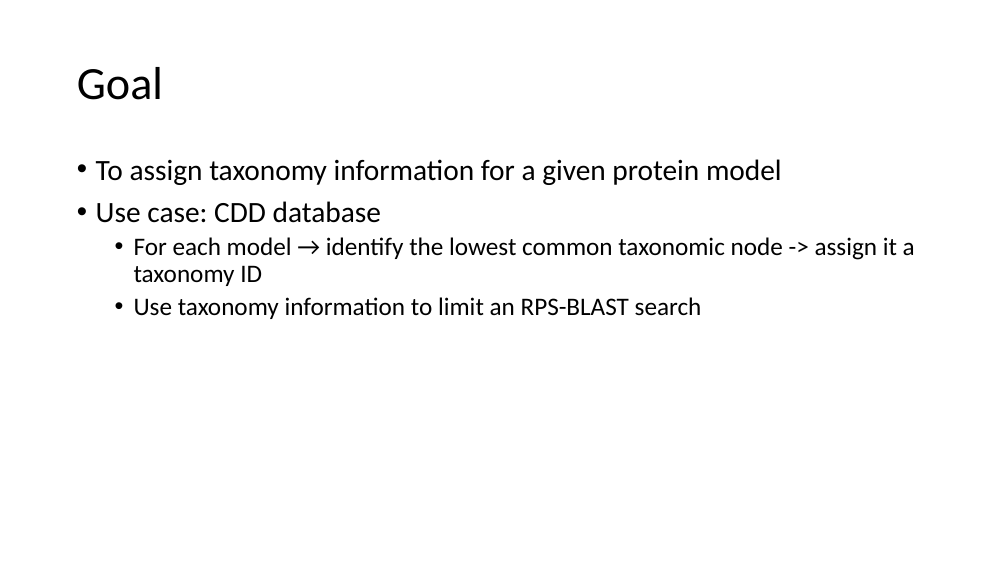
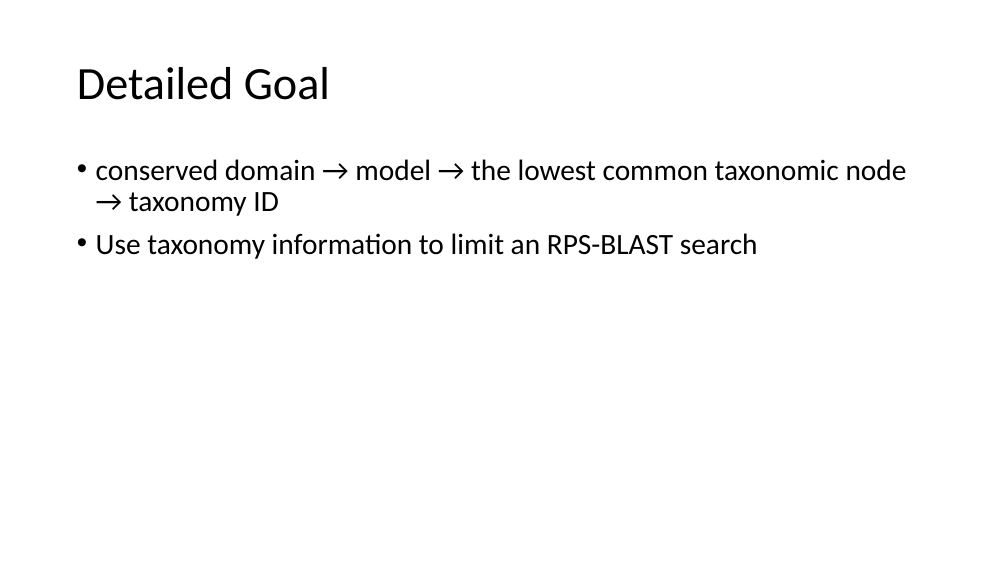
Before and after one commit to NCBI-Codeathons/Taxonomy-specific-RPS-BLAST-part-I, a slide deck: slide 3 of Presentation/Taxonomy-specific RPS-BLAST.pptx (slide 2 before the commit). Drawn at 1008x567 pixels with LibreOffice and Linux fonts; fonts in the diff are those of the drawing. Boxes give left, top, right and bottom in pixels: in the first picture for what was removed or moved away, otherwise in the second. Text is boxed around its words. In the diff, an @@ line names an element or a change of style, - is before the commit and + after.

Commit message:
add a ETE tree to the goal slide, move the details to the detailed goal slide

```diff
--- a/Presentation/Taxonomy-specific RPS-BLAST.pptx
+++ b/Presentation/Taxonomy-specific RPS-BLAST.pptx
@@ title at box(77, 67, 330, 100): text changed @@
-Goal
+Detailed Goal
@@ text at box(96, 159, 907, 216): text changed; size 24 to 28 pt @@
-• To assign taxonomy information for a given protein model
-• Use case: CDD database
-  • For each model → identify the lowest common taxonomic node -> assign it a taxonomy ID
+• conserved domain → model → the lowest common taxonomic node → taxonomy ID
@@ text at box(96, 233, 758, 259): size 24 to 28 pt in "Use taxonomy information to limit an RPS-BLAST ..."; list level 2 to 1 in "Use taxonomy information to limit ..." @@
```
Also in this commit, not shown: 1 slide added.
